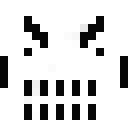
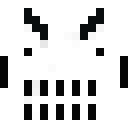
The second 128px x 128px image is a revision of the first. Changes to its layers:
painted on "enemy" over [24, 8, 104, 48]
